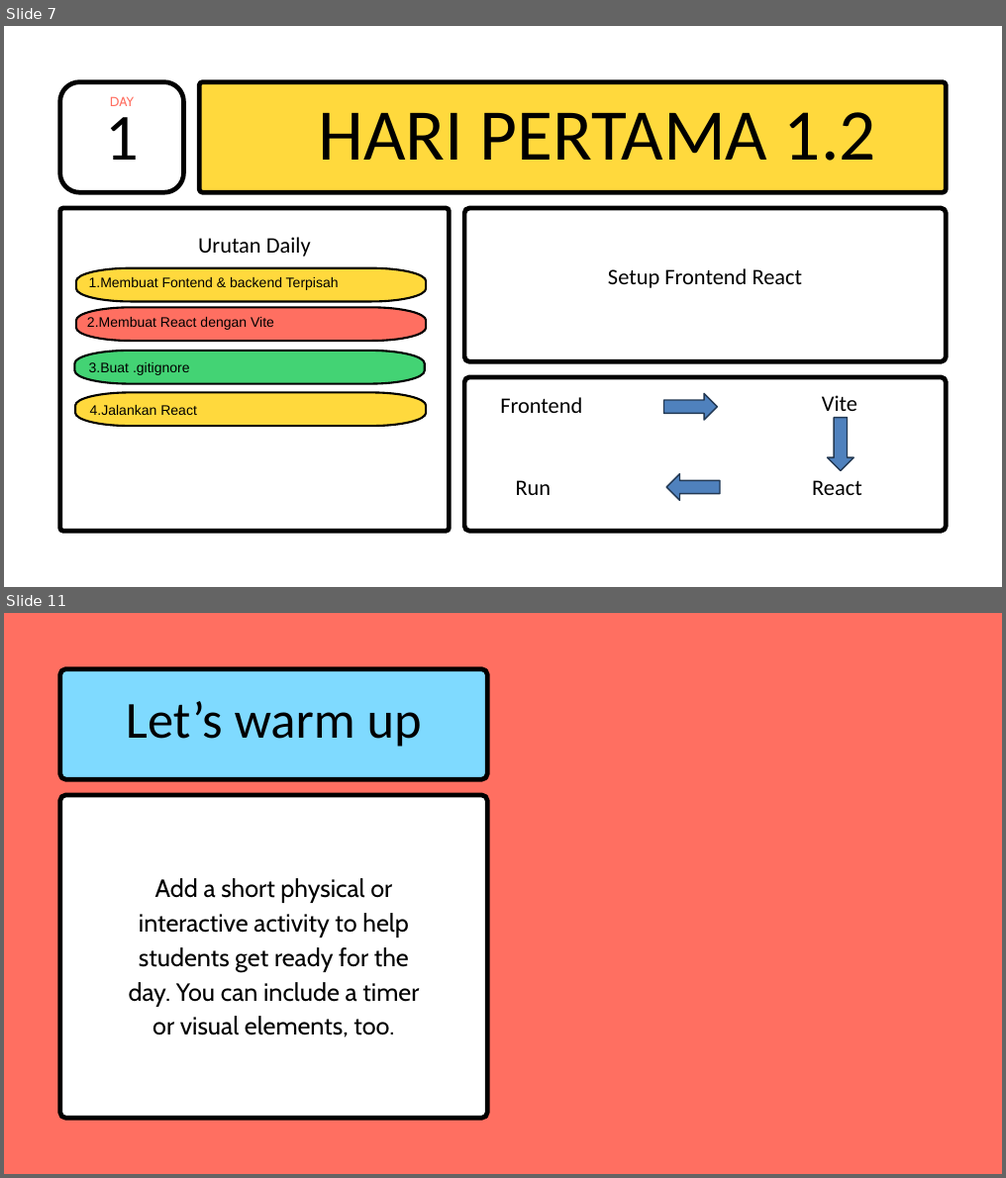
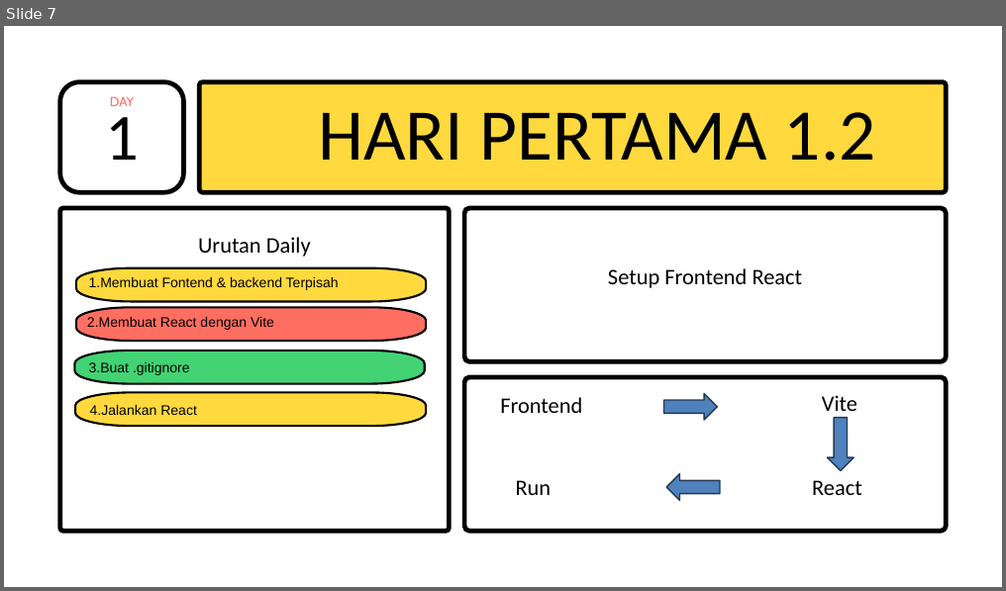
Before and after one commit to MuhammadRamdani121/Fullstack-30Hari, a slide deck: Rangkuman Cepat.pptx. Shown one above the other, each under a label of ours: slides 7 and 11 before the commit, slide 7 after it; the slides between them are not shown. The pictures are 1006x1178 and 1006x591 pixels, drawn with LibreOffice and Linux fonts; fonts in the diff are those of the drawing. Boxes give left, top, right and bottom in pixels: in the first picture for what was removed or moved away, otherwise in the second. Text is boxed around its words. In the diff, an @@ line names an element or a change of style, - is before the commit and + after.

```diff
--- a/Rangkuman Cepat.pptx
+++ b/Rangkuman Cepat.pptx
@@ slide 11 removed at [4, 613, 1002, 1174], background #FF6F61 @@
@@ freeform shape removed at [59, 668, 487, 779] @@
@@ text removed at [126, 701, 422, 747] @@
-Let’s warm up
@@ freeform shape removed at [59, 795, 487, 1118] @@
@@ text removed at [129, 878, 419, 1038] @@
-Add a short physical or interactive activity to help students get ready for the day. You can include a timer or visual elements, too.
```
Also in this commit, not shown: 5 slides changed, 5 slides added, 12 other slides removed.
